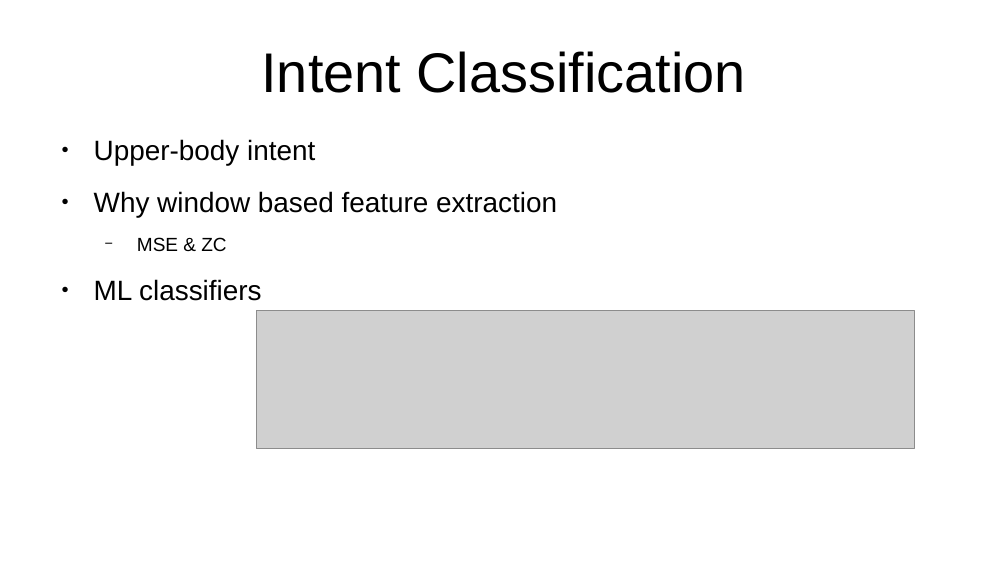
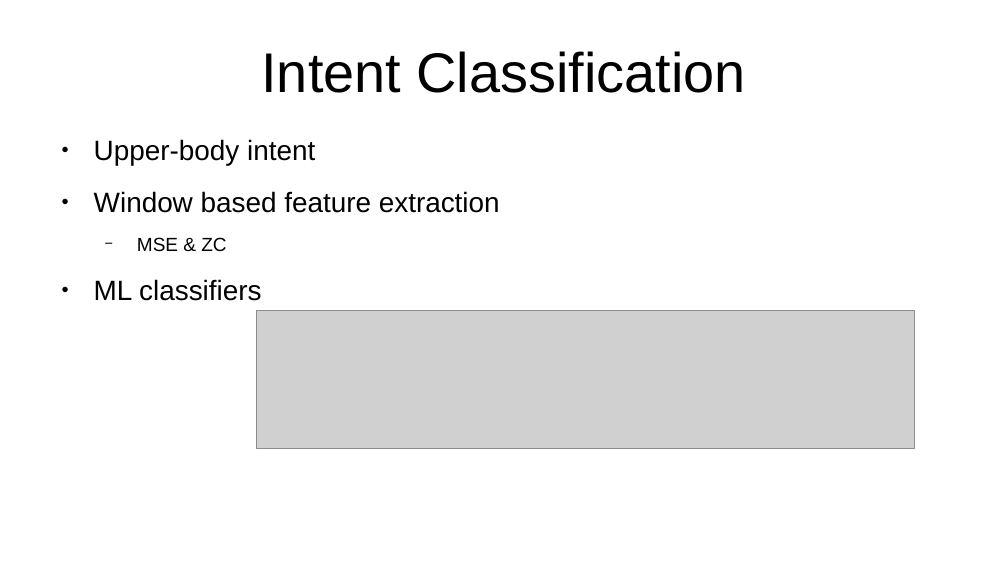
Before and after one commit to thom9258/masters-thesis, a slide deck: slide 13 of presentation/Presentation.odp. Drawn at 1008x567 pixels with LibreOffice and Linux fonts; fonts in the diff are those of the drawing; grey boxes stand for pictures. Boxes give left, top, right and bottom in pixels: in the first picture for what was removed or moved away, otherwise in the second. Text is boxed around its words. In the diff, an @@ line names an element or a change of style, - is before the commit and + after.

```diff
--- a/presentation/Presentation.odp
+++ b/presentation/Presentation.odp
@@ text at box(94, 191, 500, 213): text changed @@
-● Why window based feature extraction
+● Window based feature extraction
```
Also in this commit, not shown: 5 other slides changed, 4 other files.
